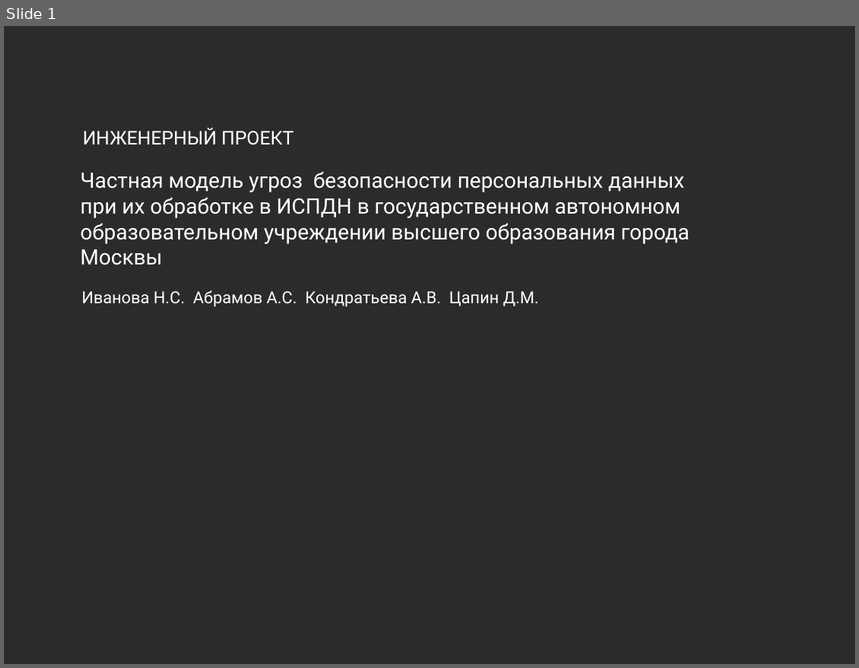
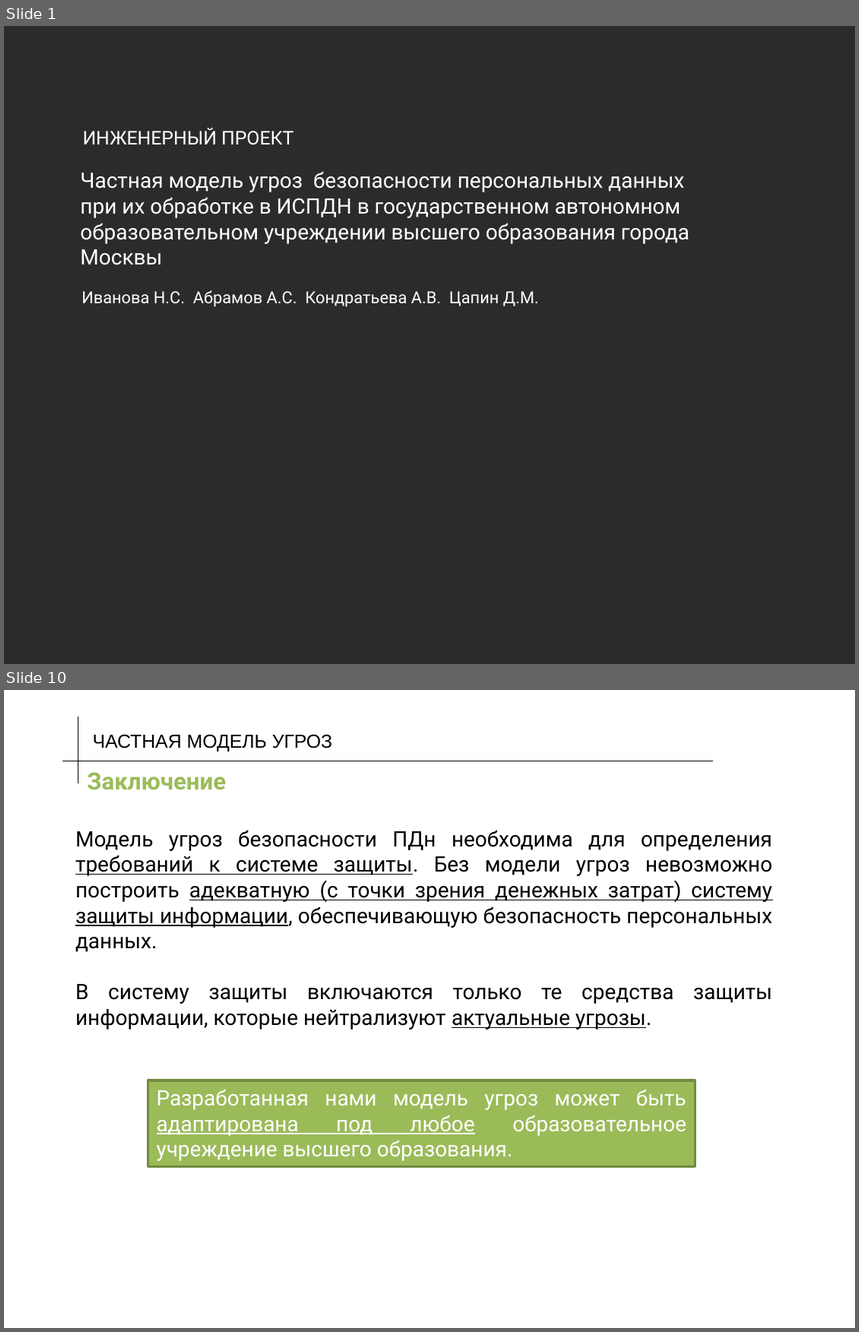
Before and after one commit to DTsapin/PD_6_Semestr, a slide deck: src/Презентация.pptx. Shown one above the other, each under a label of ours: slide 1 before the commit, slides 1 and 10 after it; the slides between them are not shown. The pictures are 859x668 and 859x1332 pixels, drawn with LibreOffice and Linux fonts; fonts in the diff are those of the drawing; background and template pictures are left out; a plain dark background stands for a picture behind light text. Boxes give left, top, right and bottom in pixels: in the first picture for what was removed or moved away, otherwise in the second. Text is boxed around its words. In the diff, an @@ line names an element or a change of style, - is before the commit and + after.

```diff
--- a/src/Презентация.pptx
+++ b/src/Презентация.pptx
@@ slide 10 added at bbox=[4, 690, 855, 1328], background picture (left out) @@
@@ line added from (78, 783) to (78, 717), #000000 0.75 pt @@
@@ text added at bbox=[93, 734, 332, 752], 16 pt, text #000000 @@
+ЧАСТНАЯ МОДЕЛЬ УГРОЗ
@@ line added from (62, 761) to (713, 761), #000000 0.75 pt @@
@@ text added at bbox=[87, 772, 226, 790], 20 pt, text #9BBB59, bold @@
+Заключение
@@ text added at bbox=[75, 830, 772, 1030], 18 pt, text #000000 @@
+Модель угроз безопасности ПДн необходима для определения требований к системе защиты. Без модели угроз невозможно построить адекватную (с точки зрения денежных затрат) систему защиты информации, обеспечивающую безопасность персональных данных.
+В систему защиты включаются только те средства защиты информации, которые нейтрализуют актуальные угрозы.
@@ rectangle added at bbox=[148, 1081, 695, 1167], fill #9BBB59, outline #738A42 2 pt, 18 pt, text #FFFFFF @@
+Разработанная нами модель угроз может быть адаптирована под любое образовательное учреждение высшего образования.
```
Also in this commit, not shown: 5 slides changed, 4 other slides added.
